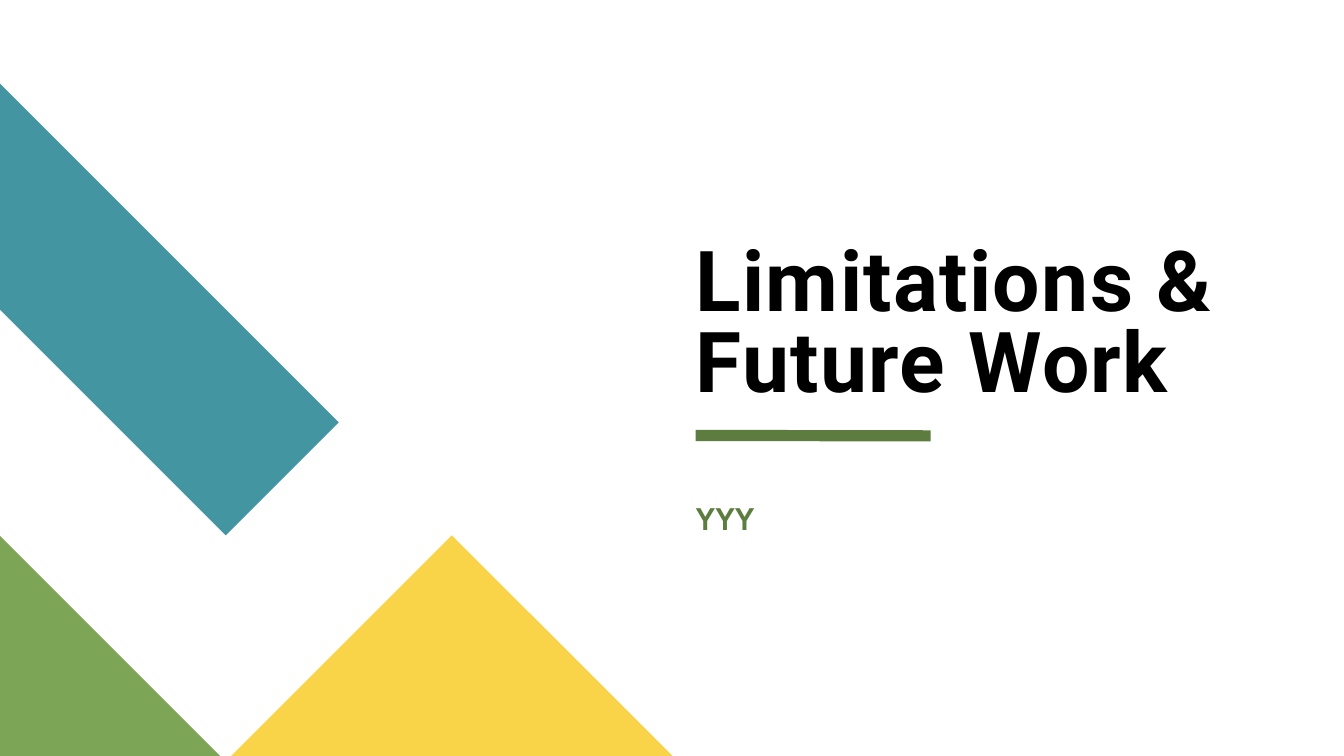
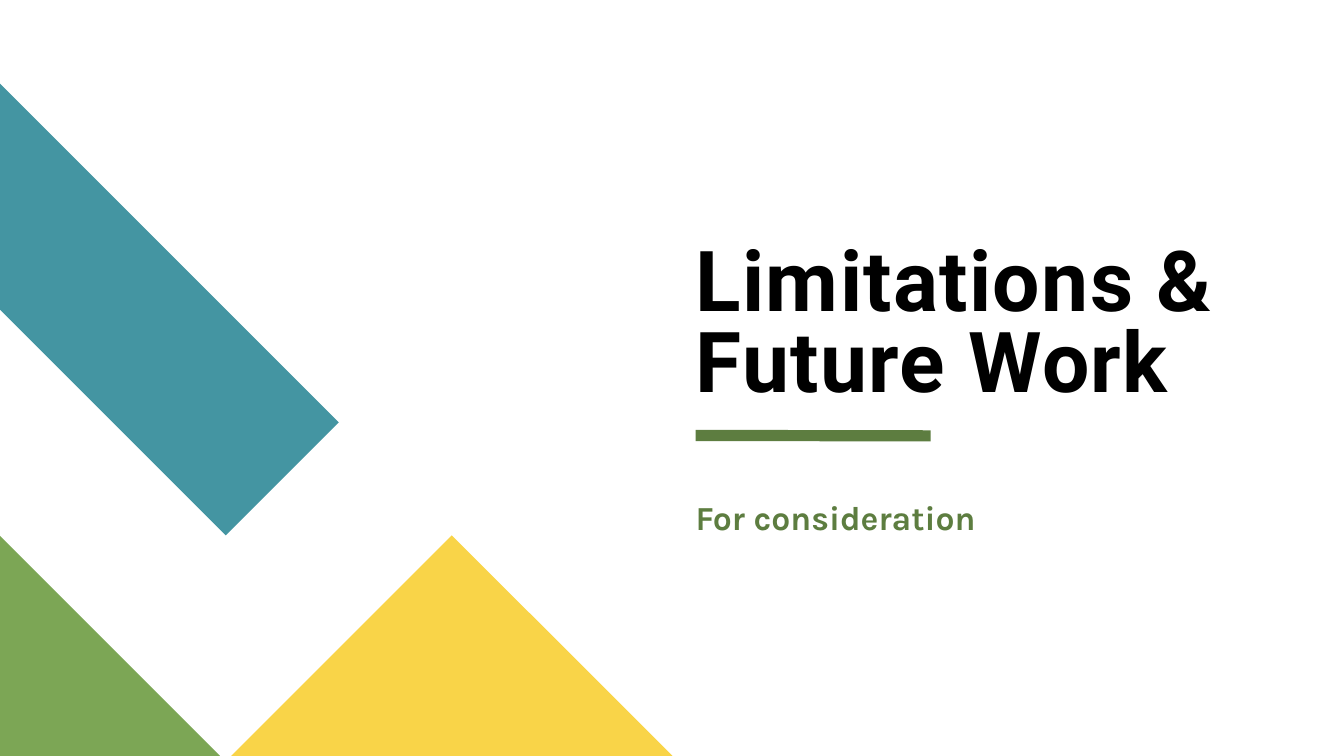
Before and after one commit to ADP777/Workplace-Project, a slide deck: slide 14 of CapStone Individual Project - A du Plooy.pptx (slide 13 before the commit). Drawn at 1344x756 pixels with LibreOffice and Linux fonts; fonts in the diff are those of the drawing. Boxes give left, top, right and bottom in pixels: in the first picture for what was removed or moved away, otherwise in the second. Text is boxed around its words. In the diff, an @@ line names an element or a change of style, - is before the commit and + after.

```diff
--- a/CapStone Individual Project - A du Plooy.pptx
+++ b/CapStone Individual Project - A du Plooy.pptx
@@ text at [696, 506, 976, 531]: text changed @@
-YYY
+For consideration
```
Also in this commit, not shown: 11 other slides changed, 1 slide added, 2 other files.
